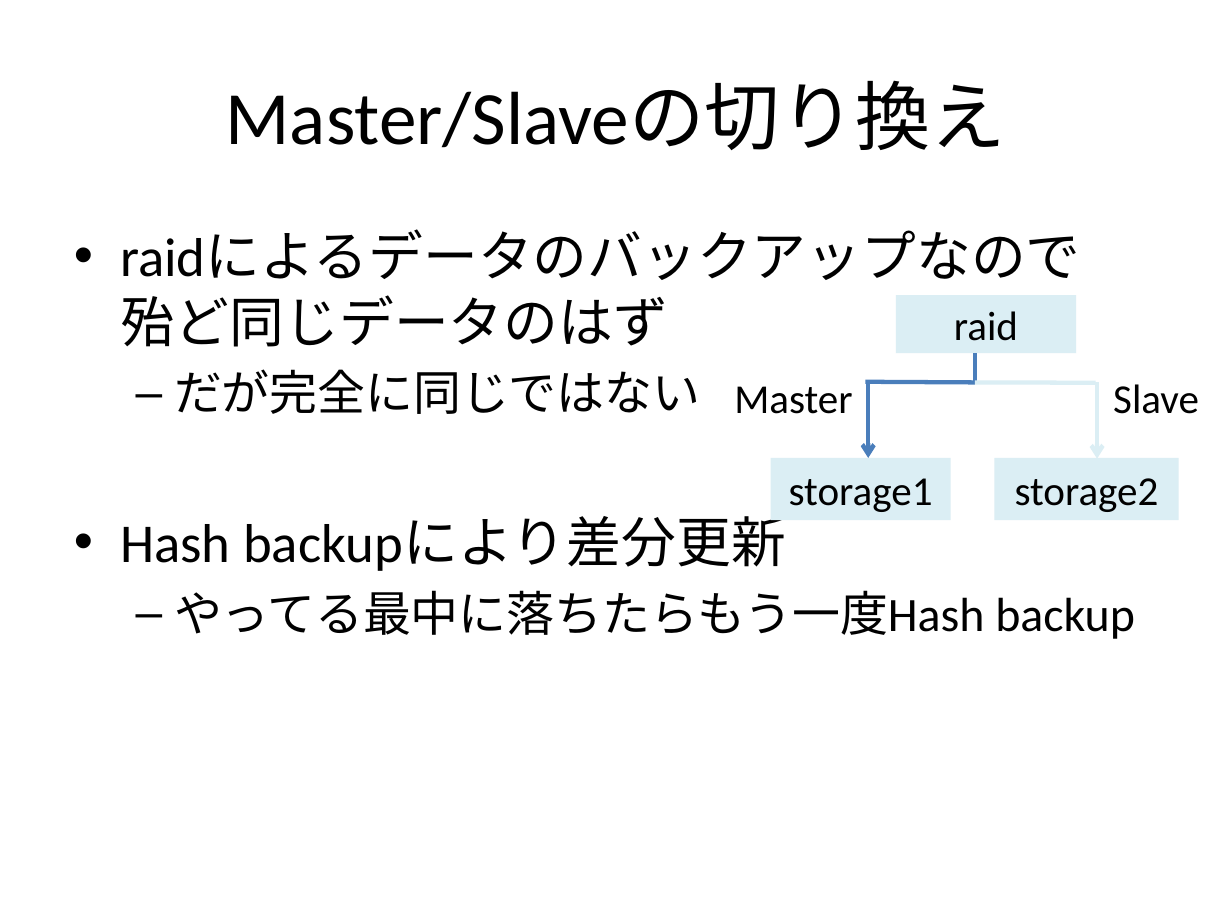
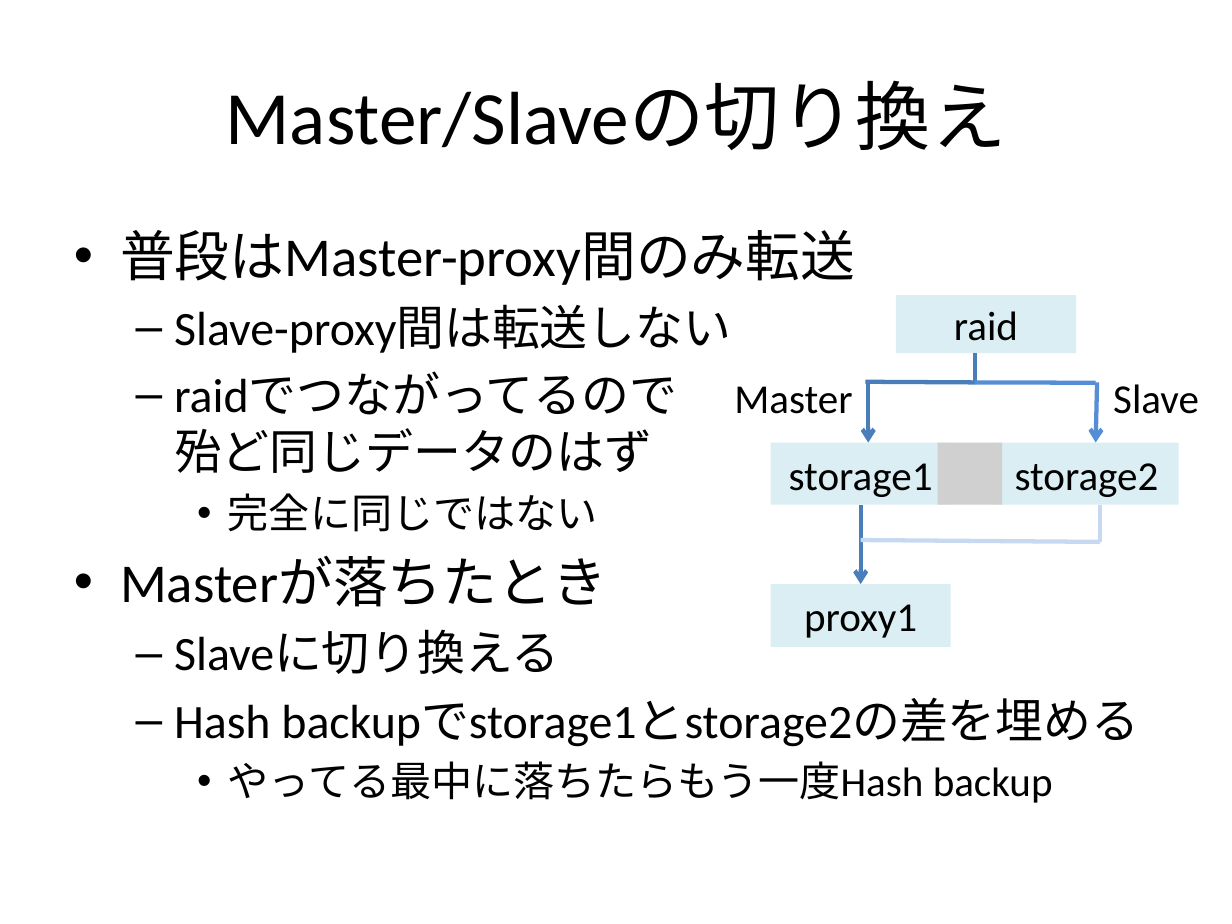
Before and after one commit to walb-linux/walb-tools, a slide deck: slide 21 of doc/walb-is-hard.pptx. Drawn at 1232x924 pixels with LibreOffice and Linux fonts; fonts in the diff are those of the drawing; grey boxes stand for pictures. Boxes give left, top, right and bottom in pixels: in the first picture for what was removed or moved away, otherwise in the second. Text is boxed around its words. In the diff, an @@ line names an element or a change of style, - is before the commit and + after.

```diff
--- a/doc/walb-is-hard.pptx
+++ b/doc/walb-is-hard.pptx
@@ text at [120, 230, 1139, 747]: text changed; size 32 to 28 pt @@
-• raidによるデータのバックアップなので
-  殆ど同じデータのはず
-  – だが完全に同じではない
-• Hash backupにより差分更新
+• 普段はMaster-proxy間のみ転送
+  – Slave-proxy間は転送しない
+  – raidでつながってるので
+    殆ど同じデータのはず
+    • 完全に同じではない
+• Masterが落ちたとき
+  – Slaveに切り換える
+  – Hash backupでstorage1とstorage2の差を埋める
@@ arrow moved from (869, 382) - (869, 458) to (869, 382) - (869, 442) @@
@@ line (975, 382) - (1095, 383): stroke #DBEEF4 2.5 pt to #558ED5 2.5 pt @@
@@ arrow moved from (1096, 382) - (1096, 458) to (1096, 382) - (1095, 442) @@
@@ arrow (1096, 382) - (1095, 442): stroke #DBEEF4 2.5 pt to #558ED5 2.5 pt @@
@@ rectangle "storage1": place and size @@
-rectangle "storage1" at [771, 458, 951, 520]
+rectangle "storage1" at [771, 442, 951, 504]
@@ picture added at [938, 442, 1002, 504] @@
@@ rectangle "storage2": place and size @@
-rectangle "storage2" at [994, 458, 1179, 520]
+rectangle "storage2" at [994, 442, 1179, 504]
@@ arrow added from (861, 505) to (861, 584), #4B7EBC 2.5 pt @@
@@ line added from (1100, 505) to (1100, 542), #C6D9F1 2.5 pt @@
@@ line added from (861, 540) to (1100, 542), #C6D9F1 2.5 pt @@
@@ rectangle added at [771, 584, 951, 647], fill #DBEEF4, 24 pt, text #000000 @@
+proxy1
@@ text at [228, 761, 1053, 803]: size 28 to 24 pt in "やってる最中に落ちたらもう一度Hash backup"; bullet – to •; list level 2 to 3 in "やってる最中に落ちたらもう一度Hash backup" @@
```
Also in this commit, not shown: 13 other slides changed, 5 slides added, 1 slide removed.
